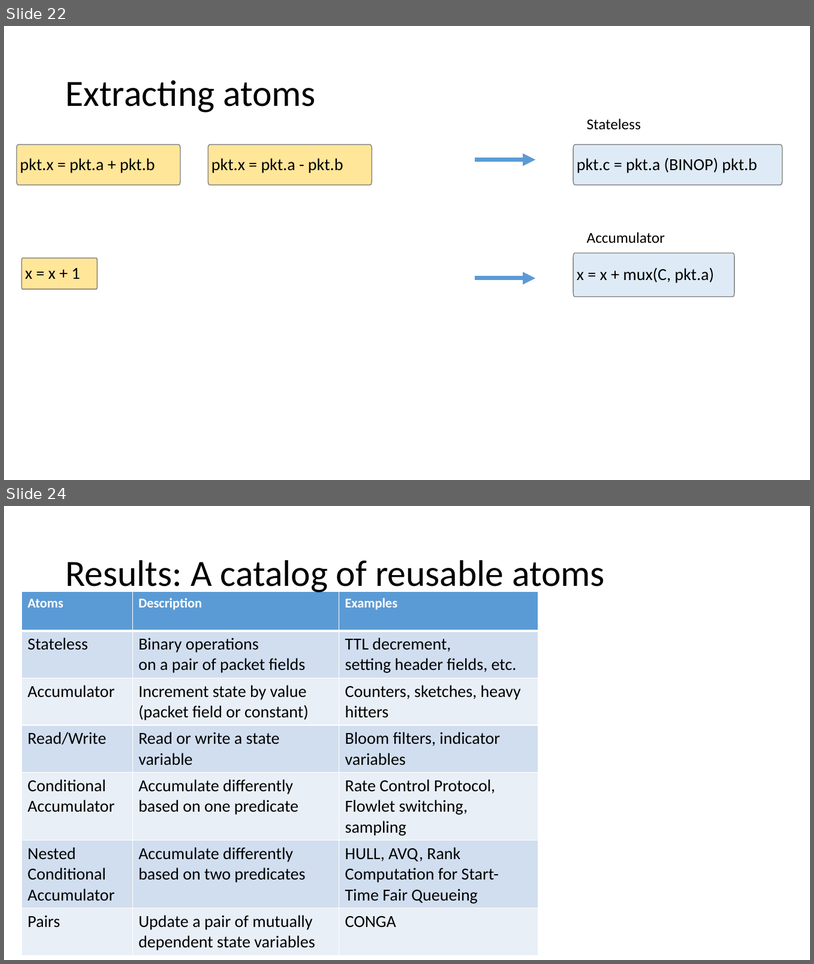
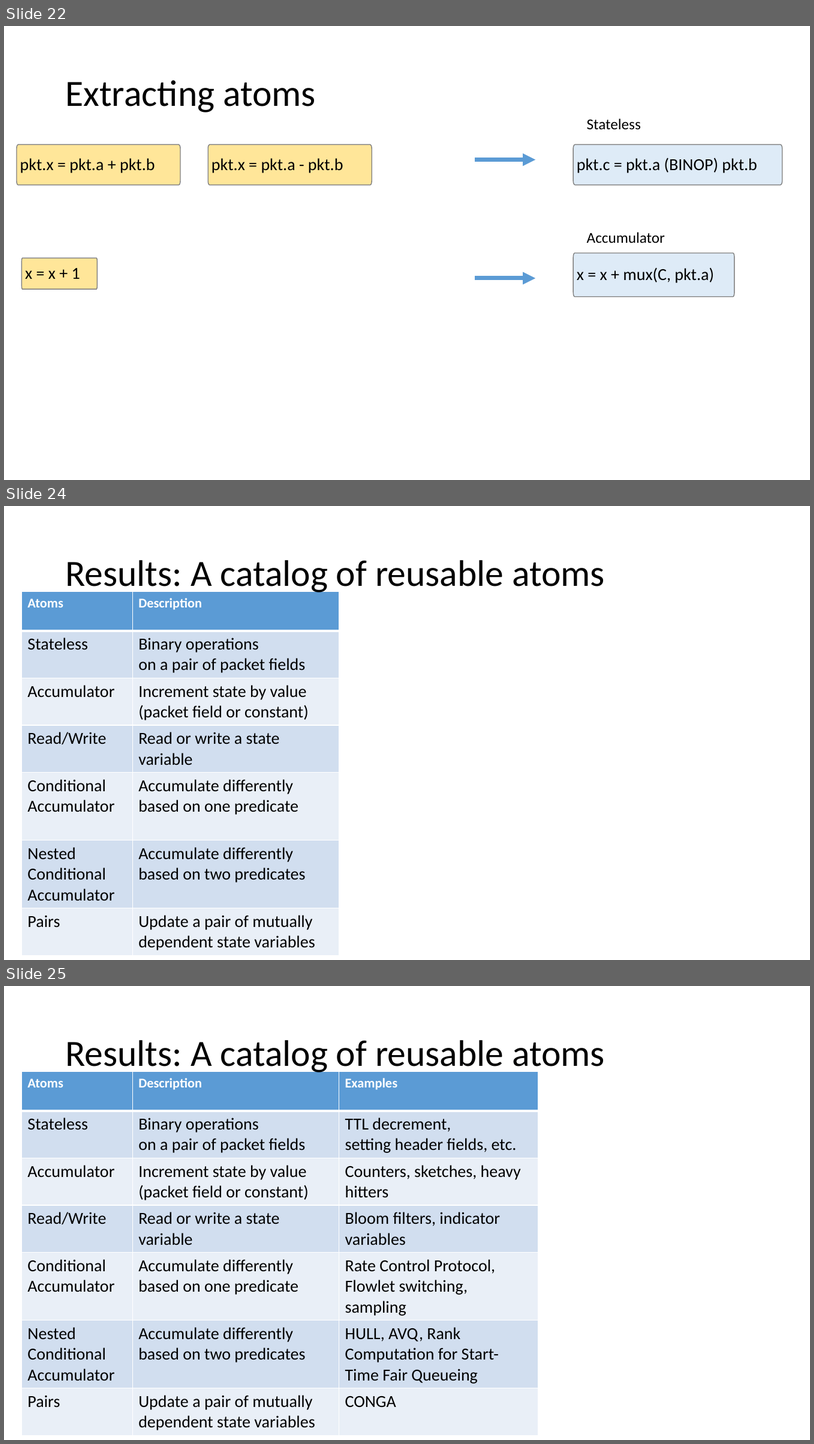
Before and after one commit to anirudhSK/pifo-domino-marple-ppts, a slide deck: combined_domino_pifo.pptx. Shown one above the other, each under a label of ours: slides 22 and 24 before the commit, slides 22, 24 and 25 after it; the slides between them are not shown. The pictures are 814x964 and 814x1444 pixels, drawn with LibreOffice and Linux fonts; fonts in the diff are those of the drawing. Boxes give left, top, right and bottom in pixels: in the first picture for what was removed or moved away, otherwise in the second. Text is boxed around its words. In the diff, an @@ line names an element or a change of style, - is before the commit and + after.

```diff
--- a/combined_domino_pifo.pptx
+++ b/combined_domino_pifo.pptx
@@ slide 24 added at bbox=[4, 506, 810, 960], background #FFFFFF @@
@@ title added at bbox=[65, 560, 605, 595], 44 pt, text #000000 @@
+Results: A catalog of reusable atoms
@@ table added at bbox=[21, 592, 339, 952], 7 rows, 2 columns @@
+Atoms | Description
+Stateless | Binary operations / on a pair of packet fields
+Accumulator | Increment state by value / (packet field or constant)
+Read/Write | Read or write a state variable
+Conditional / Accumulator | Accumulate differently based on one predicate
+Nested Conditional Accumulator | Accumulate differently based on two predicates
+Pairs | Update a pair of mutually dependent state variables
@@ what was slide 24 is now slide 25 @@
```
Also in this commit, not shown: 5 slides changed.
